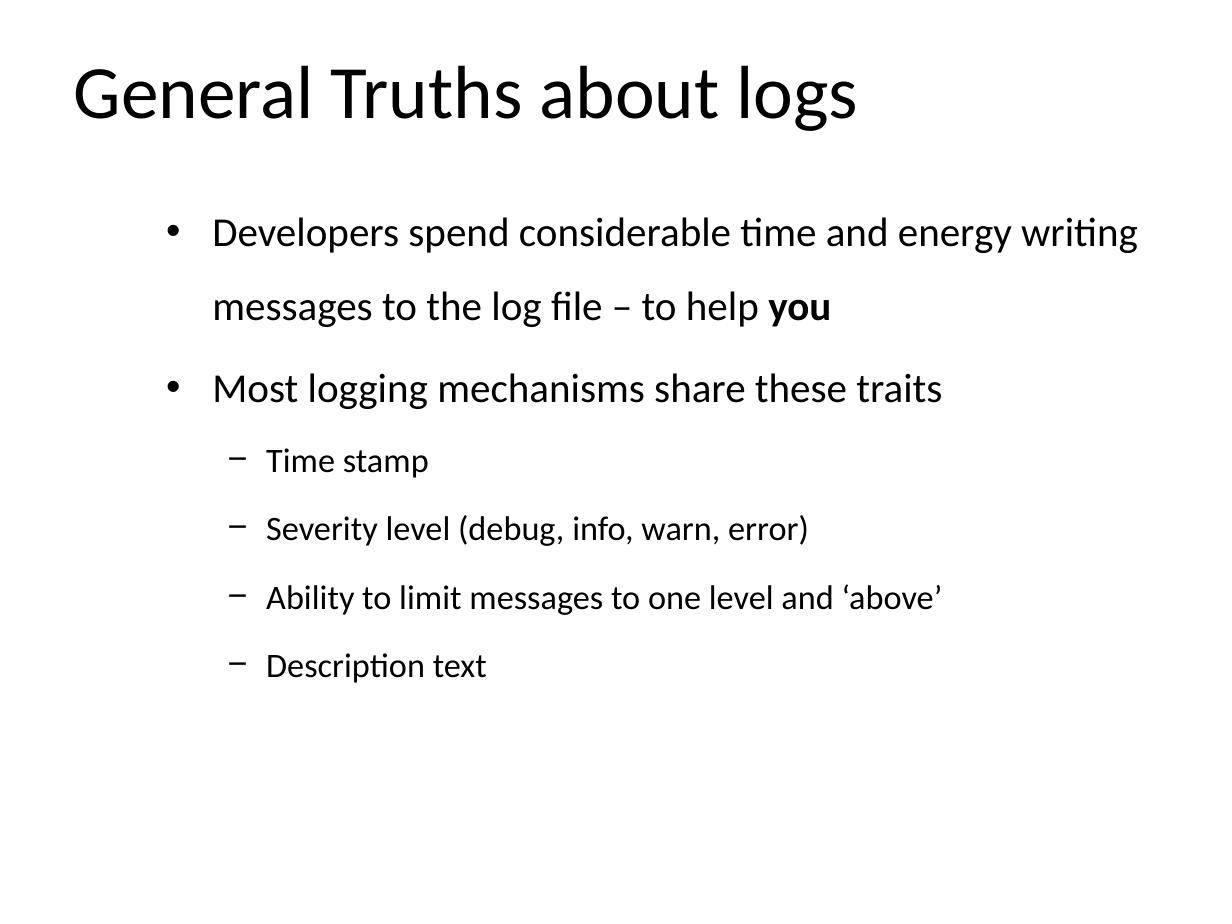
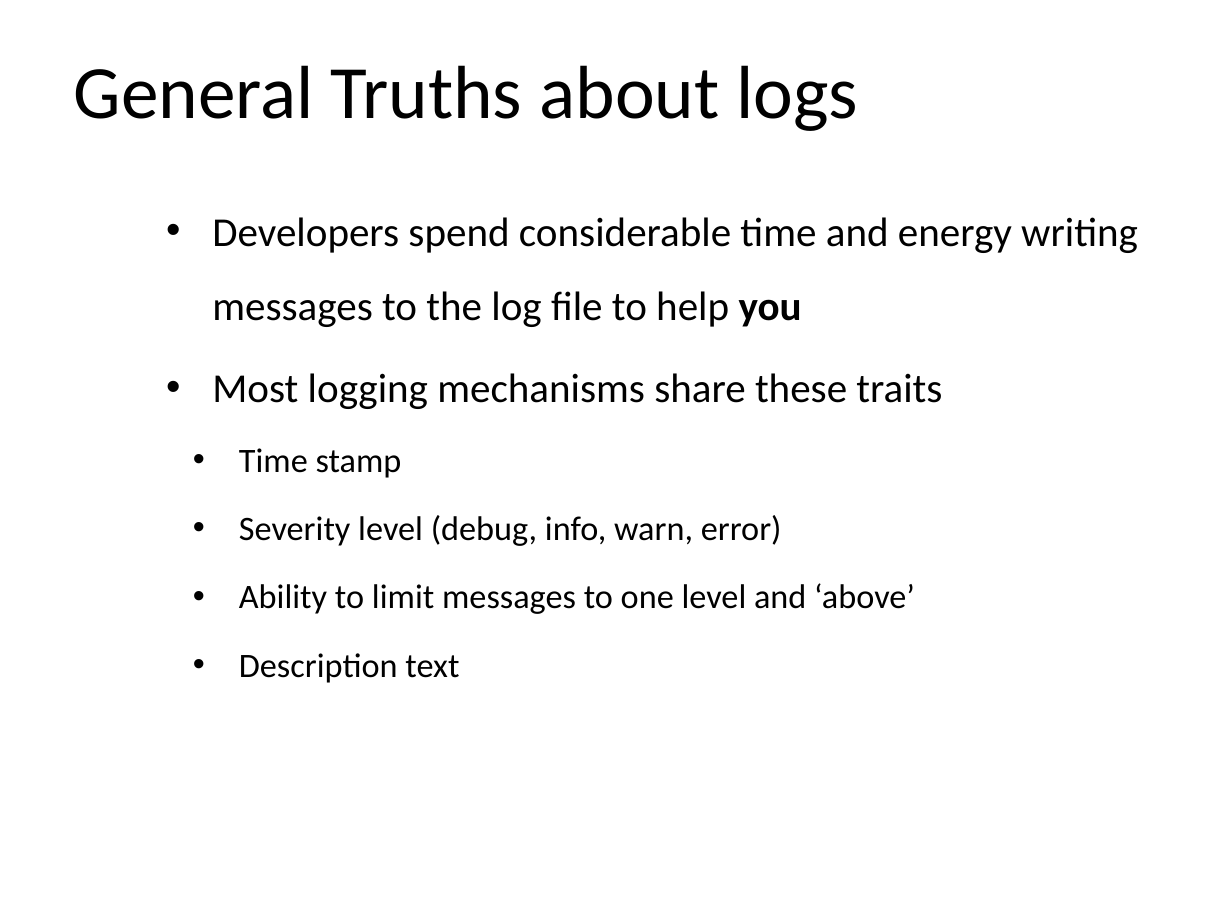
Before and after one commit to profjamesmohawk/LinAdmin, a slide deck: slide 4 of Logging/Lecture.pptx. Drawn at 1232x924 pixels with LibreOffice and Linux fonts; fonts in the diff are those of the drawing; background and template pictures are left out. Boxes give left, top, right and bottom in pixels: in the first picture for what was removed or moved away, otherwise in the second. Text is boxed around its words. In the diff, an @@ line names an element or a change of style, - is before the commit and + after.

```diff
--- a/Logging/Lecture.pptx
+++ b/Logging/Lecture.pptx
@@ text at [212, 217, 1138, 327]: text changed @@
-• Developers spend considerable time and energy writing messages to the log file – to help you
+• Developers spend considerable time and energy writing messages to the log file to help you
@@ text at [239, 448, 915, 683]: bullet − to •; list level 2 to 1 in "Time stamp"; list level 2 to 1 in "Severity level (debug, info, warn, ..."; list level 2 to 1 in "Ability to limit messages to ..."; list level 2 to 1 in "Description text" @@
```
Also in this commit, not shown: 4 other slides changed, 2 slides added, 4 other files.
